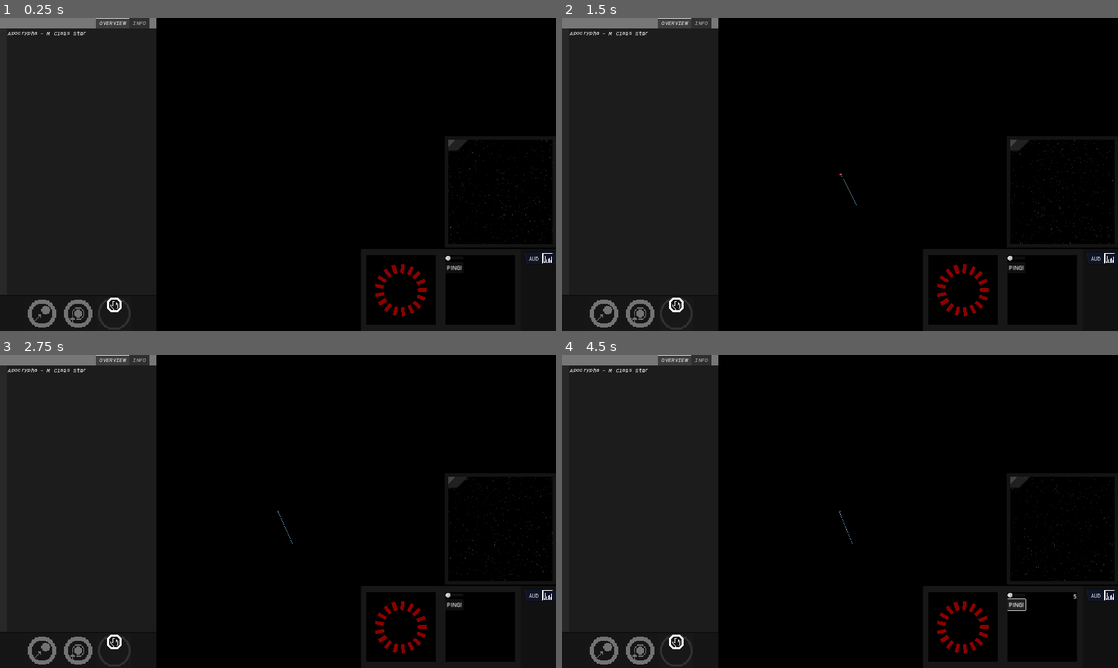
Above: before the commit, frames 1-4 (two rows, left to right).
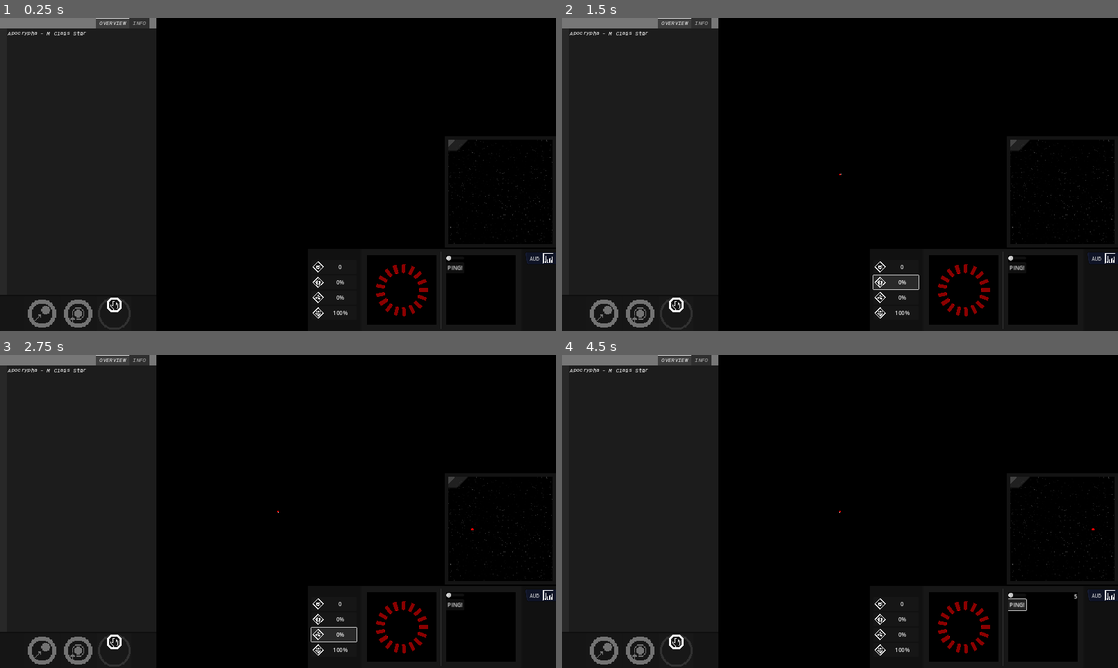
Above: after the commit, the same moments.

Repository: KermitGodFrog/Stellar-Cartography
Game: Godot game, scene res://Scenes/Game Master/gameMaster.tscn
Same seed, same stepped clock (60 frames per second), same inputs: the game is played once before the commit and once after it. Sound files missing from this copy of the repository are replaced by a short silence.
Inputs (mouse positions are in pixels of both pictures, inside the frame that each line leads up to):
- Up to frame 1 (0.25 s): no input
- Up to frame 2 (1.5 s): click (895, 268) at 0.5 s, where only the run after the commit has a clickable "0"; click (895, 280) at 1.25 s, where only the run after the commit has a clickable "0%"
- Up to frame 3 (2.75 s): click (333, 633) at 2 s, where only the run after the commit has a clickable "0%"
- Up to frame 4 (4.5 s): click (895, 649) at 2.75 s, where only the run after the commit has a clickable "100%"; click (678, 649) at 3.5 s; click "PING!" at 4.25 s

The runs differ from the first frame. In frame 1, 0.4% of the frame differs, in the area x 56-100%, y 74-100%; in frame 2, 0.9%, in the area x 50-100%, y 38-100%; in frame 3, 0.9%; in frame 4, 0.6%.

Commit message:
Preliminary addition of survival mechanics.

Diff:
--- a/Data/Dialogue/query.gd
+++ b/Data/Dialogue/query.gd
@@ -25,7 +25,9 @@
 	add("player_jumps_remaining", player.jumps_remaining)
 
 	add("player_weirdness_index", player.weirdness_index)
-	add("player_deterioration", player.deterioration)
+	add("player_hull_deterioration", player.hull_deterioration)
+	add("player_hull_stress", player.hull_stress)
+	add("player_morale", player.morale)
 
 	for id in player.UPGRADE_ID:
 		if player.unlocked_upgrades.has(player.UPGRADE_ID.get(id)):
--- a/Data/playerAPI.gd
+++ b/Data/playerAPI.gd
@@ -3,6 +3,7 @@
 
 signal orbitingBody(body: bodyAPI)
 signal followingBody(body: bodyAPI)
+signal hullDeteriorationChanged(new_value: int)
 
 var position: Vector2 = Vector2.ZERO
 var current_star_system: starSystemAPI
@@ -18,7 +19,10 @@
 var weirdness_index :
 	get:
 		return remap(systems_traversed, 0, 35, 0.0, 1.0)
-var deterioration: int = 0
+
+var hull_deterioration: int = 0
+var hull_stress: int = 0
+var morale: int = 100
 
 enum UPGRADE_ID {ADVANCED_SCANNING, AUDIO_VISUALIZER}
 var unlocked_upgrades: Array[UPGRADE_ID] = []
@@ -187,3 +191,37 @@
 	if saved_audio_profiles.has(helper):
 		saved_audio_profiles.erase(helper)
 	pass
+
+
+func addHullStress(amount: int):
+	var adjusted = hull_stress + amount
+	if adjusted > 100:
+		addHullDeterioration(amount - 100)
+		hull_stress = mini(100, hull_stress + amount)
+	else:
+		hull_stress = mini(100, hull_stress + amount)
+	pass
+
+func removeHullStress(amount: int):
+	hull_stress = maxi(0, hull_stress - amount)
+	pass
+
+
+func addHullDeterioration(amount: int):
+	hull_deterioration = mini(100, hull_deterioration + amount)
+	emit_signal("hullDeteriorationChanged", hull_deterioration)
+	pass
+
+func removeHullDeterioration(amount: int):
+	hull_deterioration = maxi(0, hull_deterioration - amount)
+	emit_signal("hullDeteriorationChanged", hull_deterioration)
+	pass
+
+
+func addMorale(amount: int):
+	morale = mini(100, morale + amount)
+	pass
+
+func removeMorale(amount: int):
+	morale = maxi(0, morale - amount)
+	pass
--- a/Scenes/Game/game.gd
+++ b/Scenes/Game/game.gd
@@ -66,6 +66,7 @@
 
 	world.player.connect("orbitingBody", _on_player_orbiting_body)
 	world.player.connect("followingBody", _on_player_following_body)
+	world.player.connect("hullDeteriorationChanged", _on_player_hull_deterioration_changed)
 
 	#new game stuff
 	var new = _on_create_new_star_system(false)
@@ -112,6 +113,11 @@
 	audio_visualizer.set("saved_audio_profiles_size_matrix", [world.player.saved_audio_profiles.size(), world.player.max_saved_audio_profiles])
 	audio_visualizer.set("saved_audio_profiles", world.player.saved_audio_profiles)
 	dialogue_manager.set("player", world.player)
+
+	get_tree().call_group("trackNanites", "receive_tracked_status", world.player.balance)
+	get_tree().call_group("trackHullStress", "receive_tracked_status", str(world.player.hull_stress, "%"))
+	get_tree().call_group("trackHullDeterioration", "receive_tracked_status", str(world.player.hull_deterioration, "%"))
+	get_tree().call_group("trackMorale", "receive_tracked_status", str(world.player.morale, "%"))
 	pass
 
 func _on_player_orbiting_body(orbiting_body: bodyAPI):
@@ -229,6 +235,7 @@
 	world.player.previous_star_system = world.player.current_star_system
 	world.player.systems_traversed += 1
 	_on_switch_star_system(destination)
+	world.player.removeHullStress(5)
 	pass
 
 func dock_with_station(following_station):
@@ -251,7 +258,9 @@
 	_on_station_popup()
 	pass
 
-
+func _on_player_death():
+	print("GAME (DEBUG): PLAYER DIED!!!!!!!!!!!")
+	pass
 
 
 
@@ -333,6 +342,11 @@
 func _on_sonar_ping(ping_width: int, ping_length: int, ping_direction: Vector2):
 	print("SONAR INTERFACE (DEBUG): PINGING")
 	system_map._on_sonar_ping(ping_width, ping_length, ping_direction)
+
+	if ping_width > 35:
+		var incurred_hull_stress = round(remap(ping_width, 10, 90, 0, 3))
+		_on_add_player_hull_stress(incurred_hull_stress)
+		#can have multiple results here depending on what upgrades the player has related to the LIDAR
 	pass
 
 func _on_sell_exploration_data(sell_percentage_of_market_price: int):
@@ -392,6 +406,15 @@
 	world.player.current_value += amount
 	pass
 
+func _on_add_player_hull_stress(amount: int) -> void:
+	world.player.addHullStress(amount)
+	pass
+
+func _on_player_hull_deterioration_changed(new_value: int) -> void:
+	if new_value == 0:
+		_on_player_death()
+	pass
+
 
 
 func _ON_DEBUG_REVEAL_ALL_WORMHOLES():
--- a/Scenes/System 3D/control.gd
+++ b/Scenes/System 3D/control.gd
@@ -22,9 +22,8 @@
 		if aggregrate_vertical_change > 500: aggregrate_vertical_change = 500
 		if aggregrate_vertical_change < -500: aggregrate_vertical_change = -500
 
-		var remap: float = remap(aggregrate_vertical_change, -500, 500, 10, 75)
-		print_debug(remap)
-		emit_signal("targetFOVChange", remap)
+		var remapped: float = remap(aggregrate_vertical_change, -500, 500, 10, 75)
+		emit_signal("targetFOVChange", remapped)
 
 	tracking = false
 	aggregrate_vertical_change = 0
--- /dev/null
+++ b/Scenes/System Map/status_button.gd
@@ -0,0 +1,5 @@
+extends Button
+
+func receive_tracked_status(value):
+	set_text(str(value))
+	pass
--- a/Scenes/System Map/system_map.tscn
+++ b/Scenes/System Map/system_map.tscn
@@ -12,8 +12,13 @@
 [ext_resource type="PackedScene" uid="uid://oqkfuasvgtj6" path="res://Scenes/Barycenter Visualizer/barycenter_visualizer.tscn" id="9_2aiel"]
 [ext_resource type="Script" path="res://Scenes/System Map/ui_apps_scroll.gd" id="9_pw1kh"]
 [ext_resource type="PackedScene" uid="uid://chwm82adl21cm" path="res://Scenes/Sonar Interface/sonar_interface.tscn" id="10_48t0n"]
+[ext_resource type="Texture2D" uid="uid://4r5ju0dq0137" path="res://Graphics/nanites_icon.png" id="10_e6b7x"]
+[ext_resource type="Script" path="res://Scenes/System Map/status_button.gd" id="11_1rwmm"]
+[ext_resource type="Texture2D" uid="uid://dq25m1n2y5upl" path="res://Graphics/hull_stress_icon.png" id="11_1tiv0"]
 [ext_resource type="PackedScene" uid="uid://co52u63cyk220" path="res://Scenes/System 3D/system_3d.tscn" id="11_domud"]
 [ext_resource type="Texture2D" uid="uid://csvtv1sy2k3ns" path="res://Graphics/audio_visualizer_icon.png" id="11_lvg8y"]
+[ext_resource type="Texture2D" uid="uid://cghgcu7ghw8mf" path="res://Graphics/hull_deterioration_icon.png" id="12_3bh3s"]
+[ext_resource type="Texture2D" uid="uid://ce1et15cnh5ao" path="res://Graphics/morale_icon.png" id="13_vaatn"]
 [ext_resource type="AudioStream" uid="uid://cc05rvmmtxsev" path="res://Sound/SFX/LIDAR/scanning_1.wav" id="15_gusf2"]
 [ext_resource type="AudioStream" uid="uid://cus4xdrnkykve" path="res://Sound/SFX/LIDAR/scanning_2.wav" id="16_7te6b"]
 [ext_resource type="AudioStream" uid="uid://bq0ch8l4q26i" path="res://Sound/SFX/LIDAR/scanning_3.wav" id="17_22n0i"]
@@ -53,6 +58,15 @@
 [sub_resource type="StyleBoxEmpty" id="StyleBoxEmpty_4umr7"]
 
 [sub_resource type="StyleBoxEmpty" id="StyleBoxEmpty_m5crt"]
+
+[sub_resource type="StyleBoxFlat" id="StyleBoxFlat_gne5x"]
+bg_color = Color(0.0666667, 0.0666667, 0.0666667, 1)
+
+[sub_resource type="StyleBoxLine" id="StyleBoxLine_5218o"]
+color = Color(0.207843, 0.207843, 0.207843, 1)
+grow_begin = 11.0
+grow_end = 11.0
+vertical = true
 
 [sub_resource type="AudioStreamRandomizer" id="AudioStreamRandomizer_jthrs"]
 streams_count = 7
@@ -331,7 +345,7 @@
 render_target_update_mode = 4
 
 [node name="core_panel_bg" type="ColorRect" parent="system/camera/canvas/control/scopes_snap_scroll"]
-custom_minimum_size = Vector2(560, 235)
+custom_minimum_size = Vector2(710, 235)
 layout_mode = 2
 color = Color(0.180392, 0.180392, 0.180392, 0.415686)
 
@@ -343,6 +357,55 @@
 grow_horizontal = 2
 grow_vertical = 2
 alignment = 2
+
+[node name="status_panel" type="Panel" parent="system/camera/canvas/control/scopes_snap_scroll/core_panel_bg/core_panel_scroll"]
+custom_minimum_size = Vector2(150, 0)
+layout_mode = 2
+theme_override_styles/panel = SubResource("StyleBoxFlat_gne5x")
+
+[node name="status_margin" type="MarginContainer" parent="system/camera/canvas/control/scopes_snap_scroll/core_panel_bg/core_panel_scroll/status_panel"]
+layout_mode = 1
+anchors_preset = 15
+anchor_right = 1.0
+anchor_bottom = 1.0
+grow_horizontal = 2
+grow_vertical = 2
+theme_override_constants/margin_left = 10
+theme_override_constants/margin_top = 10
+theme_override_constants/margin_right = 10
+theme_override_constants/margin_bottom = 10
+
+[node name="status_scroll" type="VBoxContainer" parent="system/camera/canvas/control/scopes_snap_scroll/core_panel_bg/core_panel_scroll/status_panel/status_margin"]
+layout_mode = 2
+alignment = 1
+
+[node name="nanites_button" type="Button" parent="system/camera/canvas/control/scopes_snap_scroll/core_panel_bg/core_panel_scroll/status_panel/status_margin/status_scroll" groups=["trackNanites"]]
+layout_mode = 2
+tooltip_text = "Nanites. Universally recognised currency. Can be obtained via trading in exploration data at a space station. "
+text = "50253"
+icon = ExtResource("10_e6b7x")
+script = ExtResource("11_1rwmm")
+
+[node name="hull_stress_button" type="Button" parent="system/camera/canvas/control/scopes_snap_scroll/core_panel_bg/core_panel_scroll/status_panel/status_margin/status_scroll" groups=["trackHullStress"]]
+layout_mode = 2
+tooltip_text = "Hull stress. General starship wear-and-tear. Principally decreases slowly with time or by exchanging nanites at a space station for repairs. Damage over 100% will be transferred to hull deterioration."
+text = "100%"
+icon = ExtResource("11_1tiv0")
+script = ExtResource("11_1rwmm")
+
+[node name="hull_deterioration_button" type="Button" parent="system/camera/canvas/control/scopes_snap_scroll/core_panel_bg/core_panel_scroll/status_panel/status_margin/status_scroll" groups=["trackHullDeterioration"]]
+layout_mode = 2
+tooltip_text = "Hull deterioration. Semi-permanent damage to a starship. Repairable only via a costly visit to a dry dock. Catastrophic, and often explosive, ship breakdown occurs at 100%."
+text = "100%"
+icon = ExtResource("12_3bh3s")
+script = ExtResource("11_1rwmm")
+
+[node name="morale_button" type="Button" parent="system/camera/canvas/control/scopes_snap_scroll/core_panel_bg/core_panel_scroll/status_panel/status_margin/status_scroll" groups=["trackMorale"]]
+layout_mode = 2
+tooltip_text = "Morale. The willingness of a starships crew to follow their superiors. Depending on circumstance, an uprising may occur at 0%."
+text = "100%"
+icon = ExtResource("13_vaatn")
+script = ExtResource("11_1rwmm")
 
 [node name="core_panel" type="Panel" parent="system/camera/canvas/control/scopes_snap_scroll/core_panel_bg/core_panel_scroll"]
 custom_minimum_size = Vector2(460, 235)
@@ -378,6 +441,7 @@
 custom_minimum_size = Vector2(0, 200)
 layout_mode = 2
 theme_override_constants/separation = 20
+theme_override_styles/separator = SubResource("StyleBoxLine_5218o")
 
 [node name="sonar_container" type="SubViewportContainer" parent="system/camera/canvas/control/scopes_snap_scroll/core_panel_bg/core_panel_scroll/core_panel/core_margin/core_scroll"]
 custom_minimum_size = Vector2(200, 200)
Binary file added: Graphics/hull_deterioration_icon.png
Not shown, added: Graphics/hull_deterioration_icon.png.import
Binary file added: Graphics/hull_stress_icon.png
Not shown, added: Graphics/hull_stress_icon.png.import
Binary file added: Graphics/morale_icon.png
Not shown, added: Graphics/morale_icon.png.import
Binary file added: Graphics/nanites_icon.png
Not shown, added: Graphics/nanites_icon.png.import
Binary file added: Graphics/ship_icon.png
Not shown, added: Graphics/ship_icon.png.import
Not shown: 1 places in Scenes/System Map/system_map.tscn that only renumber resources
Not shown, changed: .DS_Store
(and 1 more such lines)
